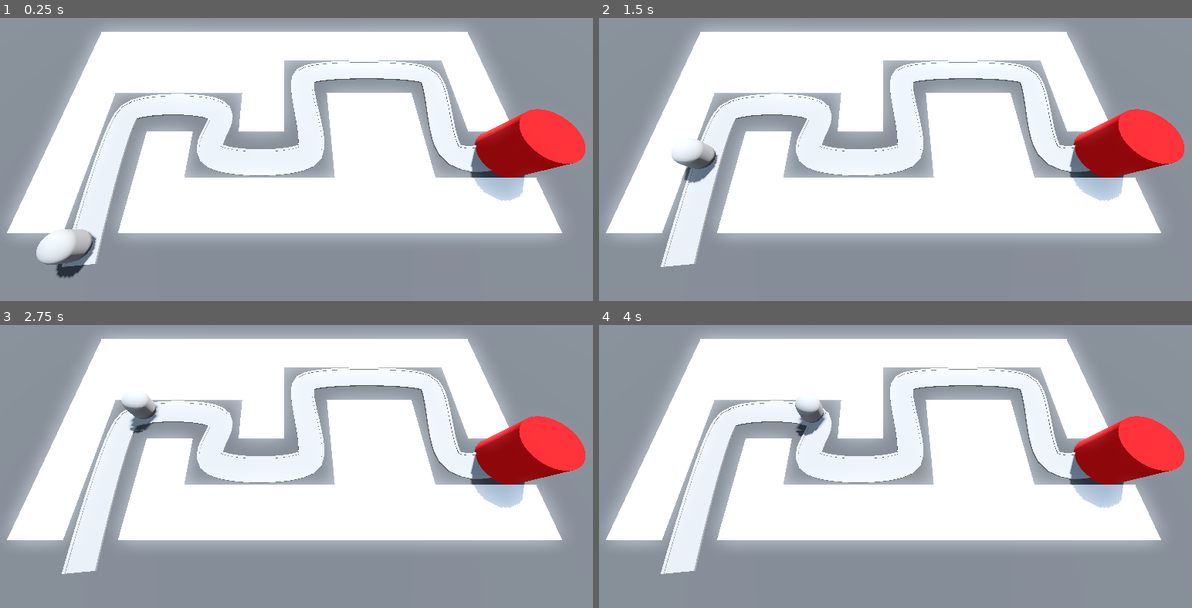
Above: before the commit, frames 1-4 (two rows, left to right).
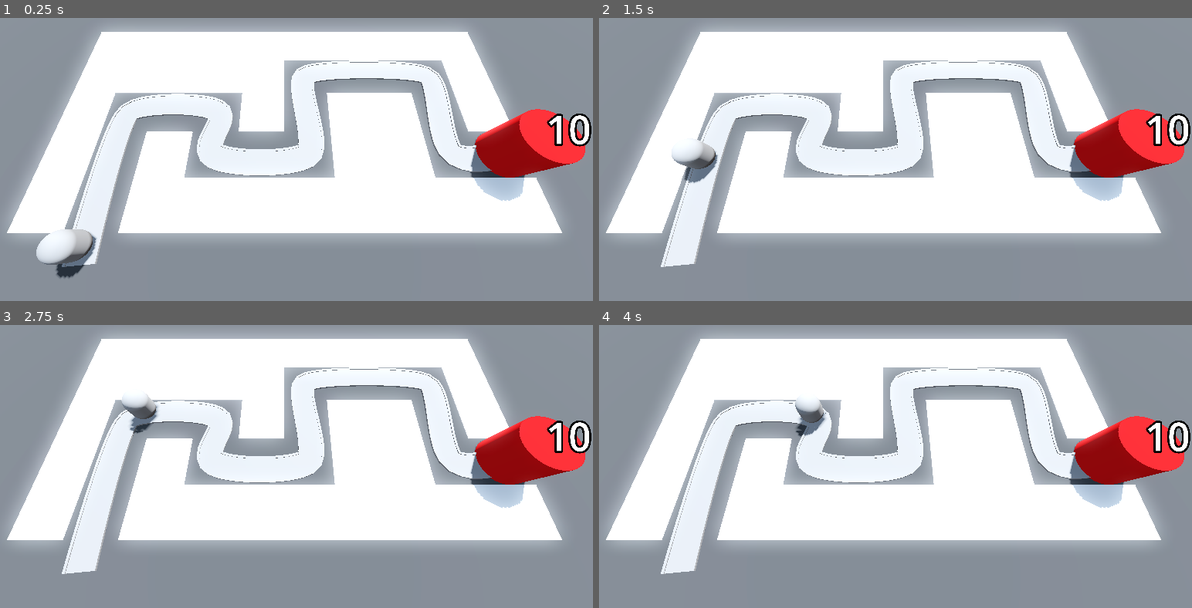
Above: after the commit, the same moments.

Repository: SugarF0x/barblast-3d
Game: Godot game, scene res://BaseLevel.tscn
The game is run twice, just before and just after one commit, with the same random seed, the same clock (stepped at 60 frames per second) and the same inputs.
Inputs:
- Up to frame 1 (0.25 s): no input
- Up to frame 2 (1.5 s): no input
- Up to frame 3 (2.75 s): no input
- Up to frame 4 (4 s): no input

The runs differ from the first frame. In frame 1, 0.5% of the frame differs, in the area x 92-100%, y 33-46%; in frame 2, 0.5%; in frame 3, 0.5%; in frame 4, 0.5%.

Commit message:
add health habel

Diff:
--- a/Base/base.gd
+++ b/Base/base.gd
@@ -1,4 +1,7 @@
 extends Node3D
+
+
+@onready var health_label: Label3D = $HealthLabel
 
 
 @export var max_health: int = 10
@@ -9,8 +12,12 @@
 
 func _ready():
 	health = max_health
+	sync_health_label()
 
+
+func sync_health_label():
+	health_label.text = str(health)
 
 func take_damage(value: int) -> void:
 	health -= value
-	print(health)
+	sync_health_label()
--- a/Base/base.tscn
+++ b/Base/base.tscn
@@ -6,12 +6,18 @@
 albedo_color = Color(0.886275, 0, 0.0196078, 1)
 
 [node name="Base" type="Node3D" groups=["base"]]
-transform = Transform3D(1, 0, 0, 0, 1, 0, 0, 0, 1, 18, 0, 6)
 script = ExtResource("1_l44r1")
 
 [node name="CSGCylinder3D" type="CSGCylinder3D" parent="."]
-transform = Transform3D(1, 0, 0, 0, 1, 0, 0, 0, 1, 0, 2, 0)
 radius = 2.0
 height = 4.0
 sides = 32
 material = SubResource("StandardMaterial3D_us0s8")
+
+[node name="HealthLabel" type="Label3D" parent="."]
+transform = Transform3D(1, 0, 0, 0, 1, 0, 0, 0, 1, 0, 3, 0)
+billboard = 1
+text = "5
+"
+font_size = 500
+outline_size = 100
--- a/BaseLevel.tscn
+++ b/BaseLevel.tscn
@@ -98,3 +98,4 @@
 transform = Transform3D(0.999994, 0, 0, 0, 1, 0, 0, 0, 0.999994, -14, 0, 14)
 
 [node name="Base" parent="." instance=ExtResource("3_jojtq")]
+transform = Transform3D(1, 0, 0, 0, 1, 0, 0, 0, 1, 18, 2, 6)
Not shown: 4 places in MeshLibraries/SpaceLibrary.tres that only renumber resources
